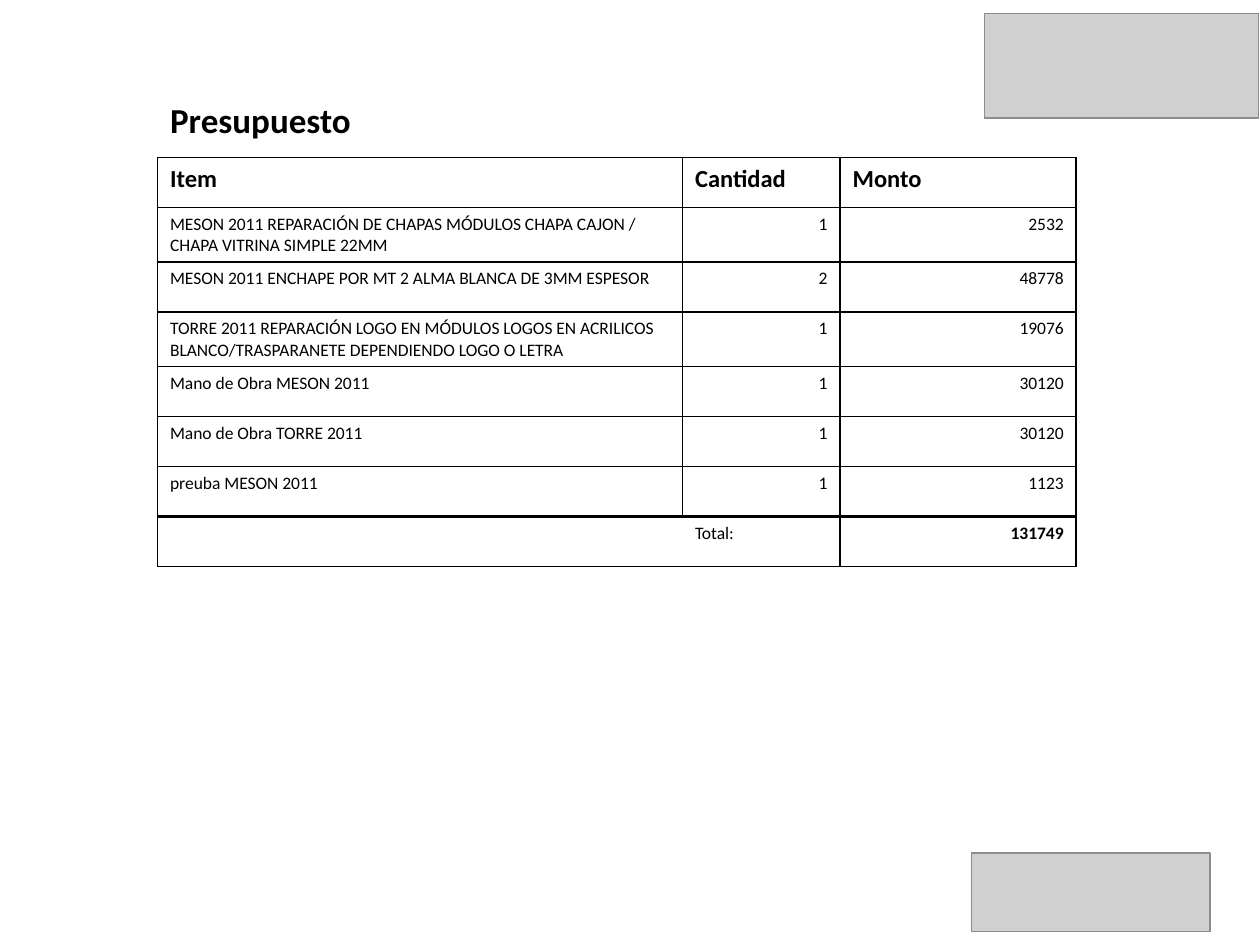
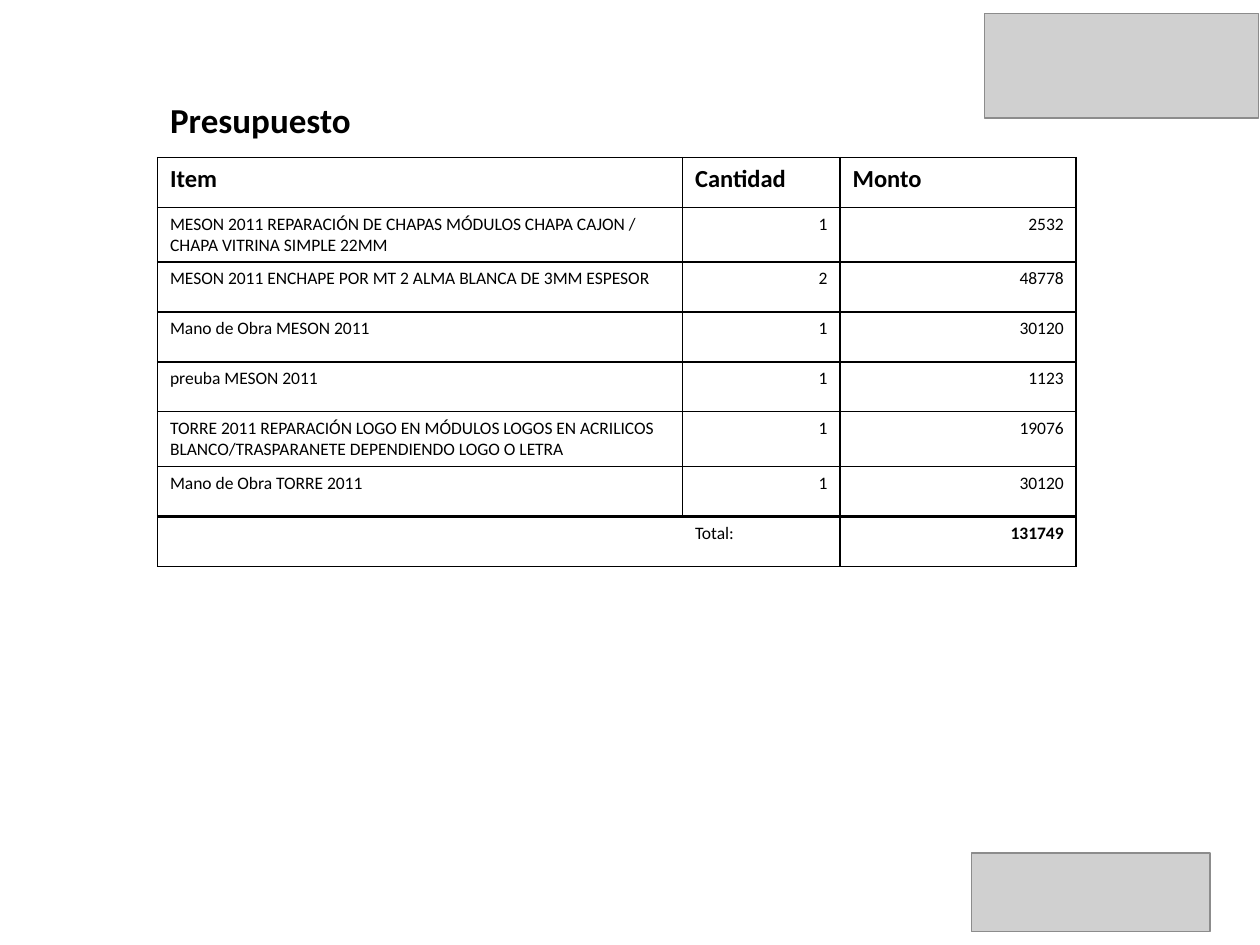
Before and after one commit to emoragaf/cirigliano, a slide deck: slide 2 of uploads/informes/1/97.pptx. Drawn at 1260x945 pixels with LibreOffice and Linux fonts; fonts in the diff are those of the drawing; grey boxes stand for pictures. Boxes give left, top, right and bottom in pixels: in the first picture for what was removed or moved away, otherwise in the second. Text is boxed around its words. In the diff, an @@ line names an element or a change of style, - is before the commit and + after.

```diff
--- a/uploads/informes/1/97.pptx
+++ b/uploads/informes/1/97.pptx
@@ table at <box>158,158,1077,543</box> @@
+row 4: Mano de Obra MESON 2011 | 1 | 30120
+row 5: preuba MESON 2011 | 1 | 1123
-row 5: Mano de Obra MESON 2011 | 1 | 30120
-row 7: preuba MESON 2011 | 1 | 1123
```
Also in this commit, not shown: 18 other files.
